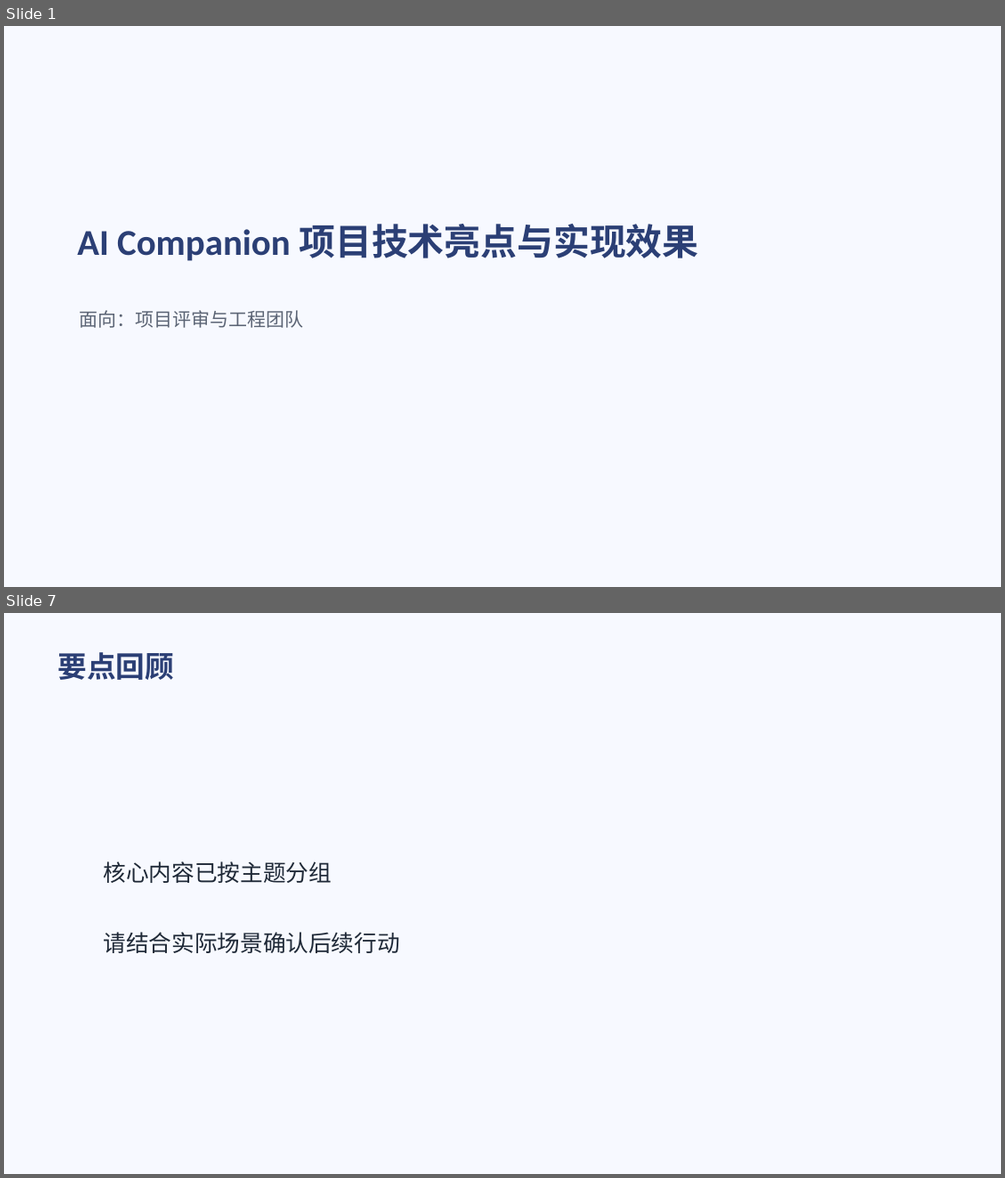
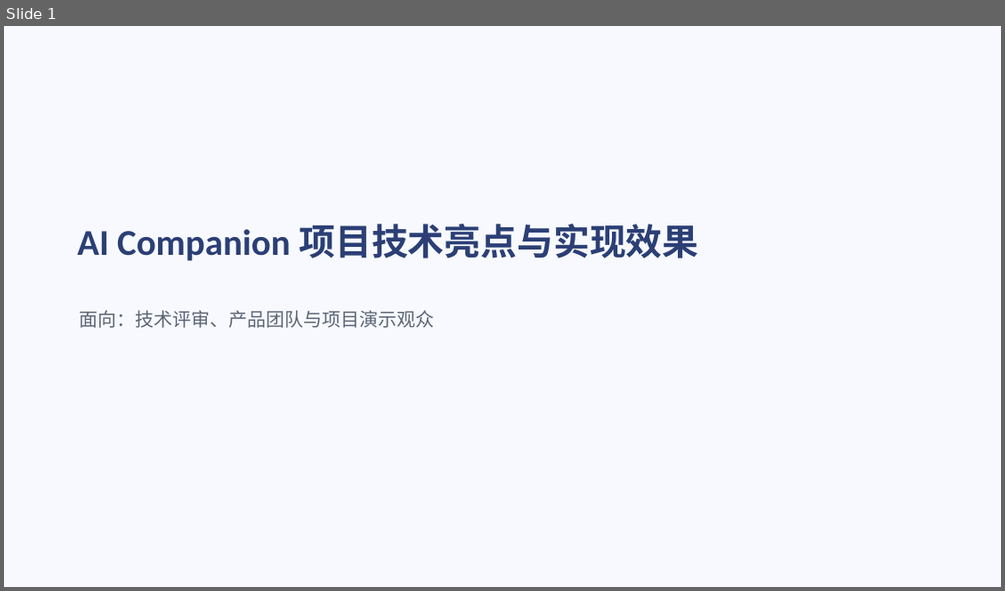
Before and after one commit to bamboo-ye/ai-companion, a slide deck: docs/demo/ai-companion-overview.pptx. Shown one above the other, each under a label of ours: slides 1 and 7 before the commit, slide 1 after it; the slides between them are not shown. The pictures are 1005x1178 and 1005x591 pixels, drawn with LibreOffice and Linux fonts; fonts in the diff are those of the drawing. Boxes give left, top, right and bottom in pixels: in the first picture for what was removed or moved away, otherwise in the second. Text is boxed around its words. In the diff, an @@ line names an element or a change of style, - is before the commit and + after.

```diff
--- a/docs/demo/ai-companion-overview.pptx
+++ b/docs/demo/ai-companion-overview.pptx
@@ slide 7 removed at box(4, 613, 1001, 1174), background #F7F9FF @@
@@ title removed at box(57, 652, 174, 680) @@
-要点回顾
@@ text removed at box(104, 861, 332, 883) @@
-核心内容已按主题分组
@@ text removed at box(104, 932, 400, 953) @@
-请结合实际场景确认后续行动
@@ slide 1 changed as well @@
@@ subtitle at box(80, 310, 435, 328): text changed @@
-面向：项目评审与工程团队
+面向：技术评审、产品团队与项目演示观众
```
Also in this commit, not shown: 7 slides added, 5 other slides removed, 11 other files.
